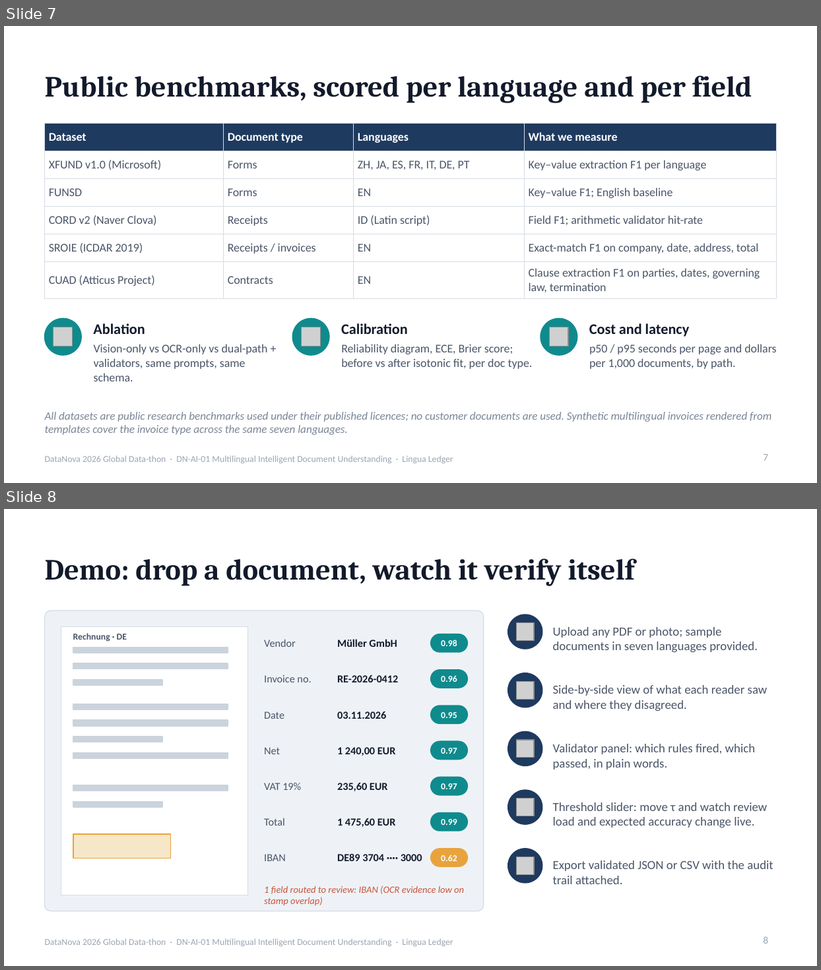
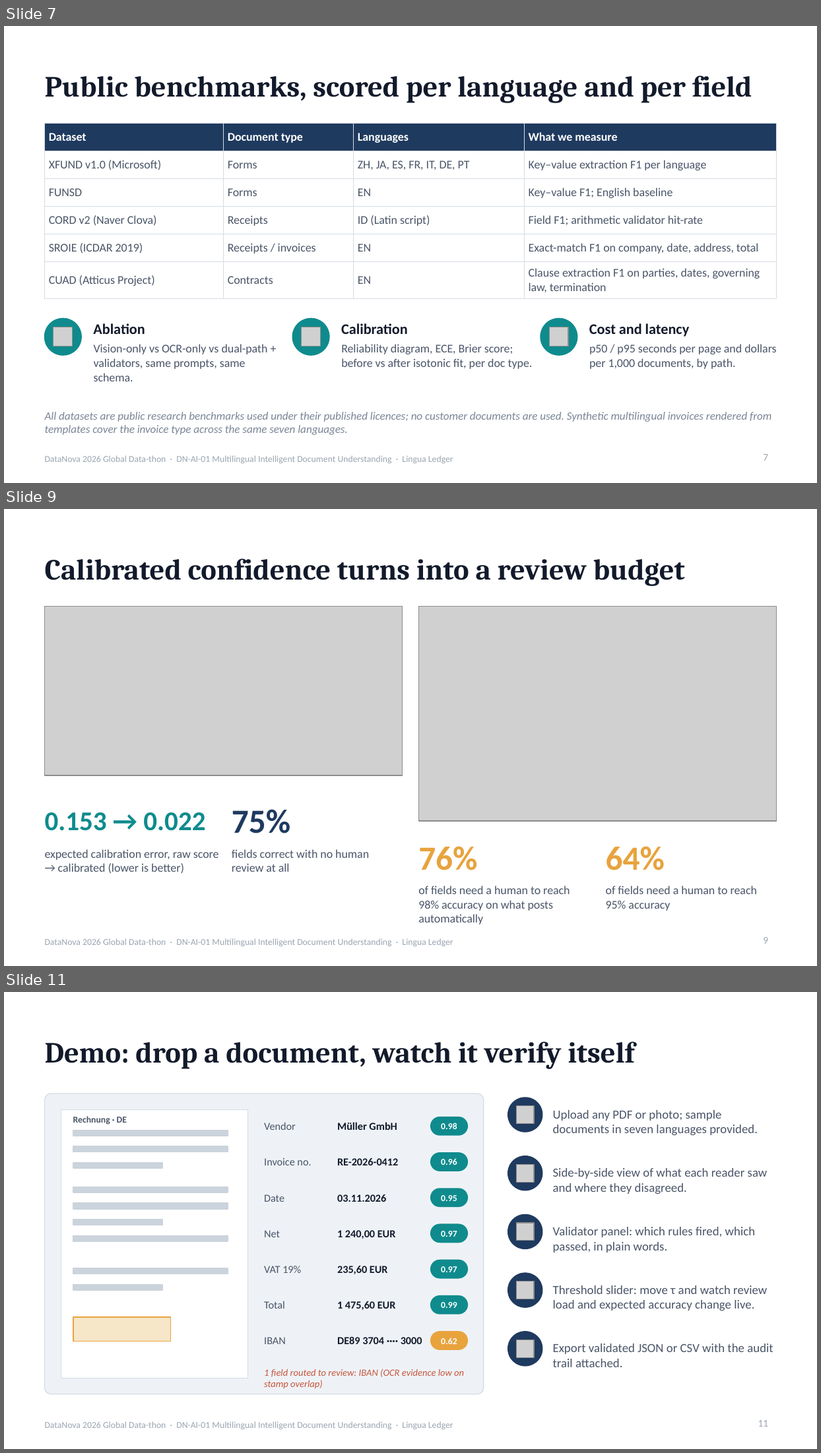
Before and after one commit to rishavnaskar/lingua-ledger, a slide deck: deck/LinguaLedger-DataNova2026-Round1.pptx. Shown one above the other, each under a label of ours: slides 7 and 8 before the commit, slides 7, 9 and 11 after it; the slides between them are not shown. The pictures are 821x970 and 821x1453 pixels, drawn with LibreOffice and Linux fonts; fonts in the diff are those of the drawing; grey boxes stand for pictures. Boxes give left, top, right and bottom in pixels: in the first picture for what was removed or moved away, otherwise in the second. Text is boxed around its words. In the diff, an @@ line names an element or a change of style, - is before the commit and + after.

Commit message:
Two-fold cross-fitted calibration with a stable split, results deck, Devpost text

```diff
--- a/deck/LinguaLedger-DataNova2026-Round1.pptx
+++ b/deck/LinguaLedger-DataNova2026-Round1.pptx
@@ slide 9 added at <box>4,509,817,966</box>, background #FFFFFF; not listed: 1 template element that a slide beside it also shows @@
@@ title added at <box>45,559,685,586</box>, 26 pt, text #121A2B, bold @@
+Calibrated confidence turns into a review budget
@@ picture added at <box>45,607,403,776</box> @@
@@ picture added at <box>418,607,776,821</box> @@
@@ text added at <box>45,813,205,831</box>, 24 pt, text #0F8B8D, bold @@
+0.153 → 0.022
@@ text added at <box>232,809,290,834</box>, 30 pt, text #1F3A5F, bold @@
+75%
@@ text added at <box>45,850,219,874</box>, 10.5 pt, text #4A5568 @@
+expected calibration error, raw score → calibrated (lower is better)
@@ text added at <box>232,850,369,872</box>, 10.5 pt, text #4A5568 @@
+fields correct with no human review at all
@@ text added at <box>418,846,477,871</box>, 30 pt, text #E8A33D, bold @@
+76%
@@ text added at <box>606,846,665,871</box>, 30 pt, text #E8A33D, bold @@
+64%
@@ text added at <box>418,886,570,925</box>, 10.5 pt, text #4A5568 @@
+of fields need a human to reach 98% accuracy on what posts automatically
@@ text added at <box>606,886,757,911</box>, 10.5 pt, text #4A5568 @@
+of fields need a human to reach 95% accuracy
@@ page number added at <box>763,937,768,944</box>, 9 pt, text #9AA5B1 @@
+9
@@ what was slide 8 is now slide 11 @@
@@ page number at <box>758,1420,769,1427</box>: text changed @@
-8
+11
```
Also in this commit, not shown: 3 slides changed, 2 other slides added, 10 other files.
